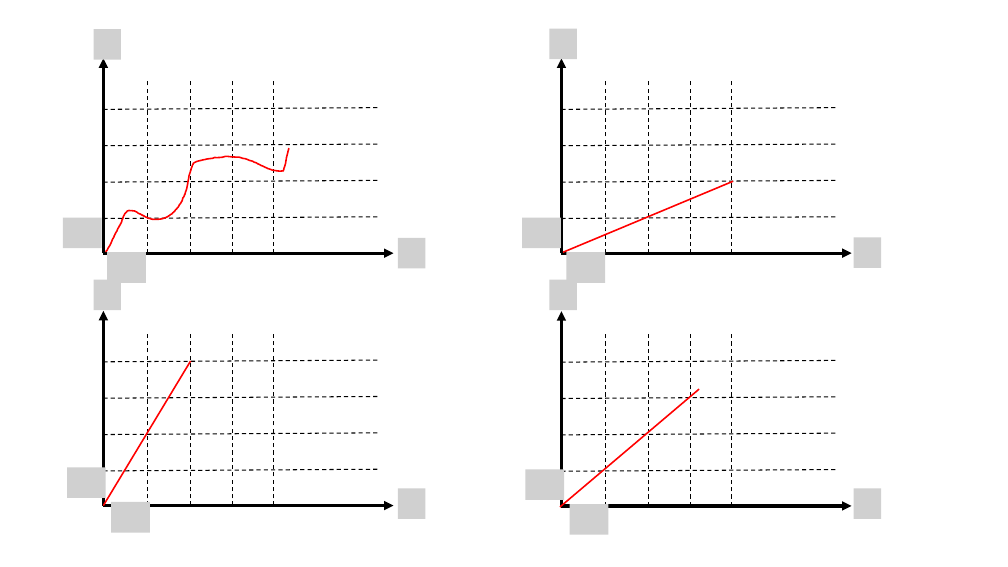
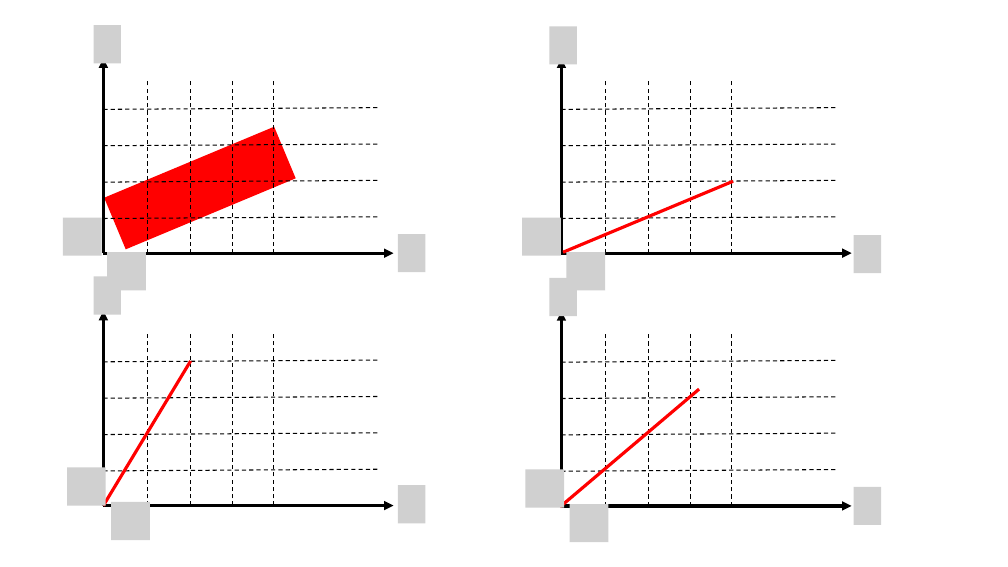
Before and after one commit to noamg/physics_lab_dsp, a slide deck: slide 1 of for article/uncertainty time-freq.pptx. Drawn at 1008x567 pixels with LibreOffice and Linux fonts; fonts in the diff are those of the drawing; grey boxes stand for pictures. Boxes give left, top, right and bottom in pixels: in the first picture for what was removed or moved away, otherwise in the second. Text is boxed around its words. In the diff, an @@ line names an element or a change of style, - is before the commit and + after.

```diff
--- a/for article/uncertainty time-freq.pptx
+++ b/for article/uncertainty time-freq.pptx
@@ picture resized from (x1=94, y1=29, x2=121, y2=60) to (x1=94, y1=25, x2=121, y2=63) @@
@@ picture resized from (x1=550, y1=29, x2=577, y2=59) to (x1=550, y1=26, x2=577, y2=64) @@
@@ freeform shape removed at (x1=106, y1=148, x2=290, y2=252) @@
@@ line added from (115, 224) to (285, 153), #FF0000 53.25 pt @@
@@ line (563, 253) - (734, 181): stroke #FF0000 1.5 pt to #FF0000 3 pt @@
@@ picture resized from (x1=63, y1=218, x2=101, y2=248) to (x1=63, y1=218, x2=101, y2=256) @@
@@ picture resized from (x1=398, y1=238, x2=425, y2=268) to (x1=398, y1=234, x2=425, y2=272) @@
@@ picture resized from (x1=523, y1=218, x2=561, y2=248) to (x1=523, y1=218, x2=561, y2=256) @@
@@ picture resized from (x1=854, y1=237, x2=881, y2=268) to (x1=854, y1=235, x2=881, y2=273) @@
@@ picture resized from (x1=107, y1=253, x2=146, y2=283) to (x1=107, y1=253, x2=146, y2=290) @@
@@ picture resized from (x1=566, y1=253, x2=605, y2=283) to (x1=566, y1=253, x2=605, y2=290) @@
@@ picture resized from (x1=94, y1=280, x2=121, y2=310) to (x1=94, y1=277, x2=121, y2=315) @@
@@ picture resized from (x1=550, y1=280, x2=577, y2=310) to (x1=550, y1=278, x2=577, y2=316) @@
@@ line (104, 506) - (191, 361): stroke #FF0000 1.5 pt to #FF0000 3 pt @@
@@ line (560, 507) - (699, 389): stroke #FF0000 1.5 pt to #FF0000 3 pt @@
@@ picture resized from (x1=67, y1=467, x2=106, y2=498) to (x1=67, y1=467, x2=106, y2=505) @@
@@ picture resized from (x1=526, y1=470, x2=564, y2=500) to (x1=526, y1=470, x2=564, y2=507) @@
@@ picture resized from (x1=111, y1=502, x2=150, y2=532) to (x1=111, y1=502, x2=150, y2=540) @@
@@ picture resized from (x1=398, y1=488, x2=425, y2=519) to (x1=398, y1=485, x2=425, y2=523) @@
@@ picture resized from (x1=569, y1=504, x2=608, y2=535) to (x1=569, y1=504, x2=608, y2=542) @@
@@ picture resized from (x1=854, y1=488, x2=881, y2=519) to (x1=854, y1=487, x2=881, y2=525) @@
```
Also in this commit, not shown: 2 other files.
